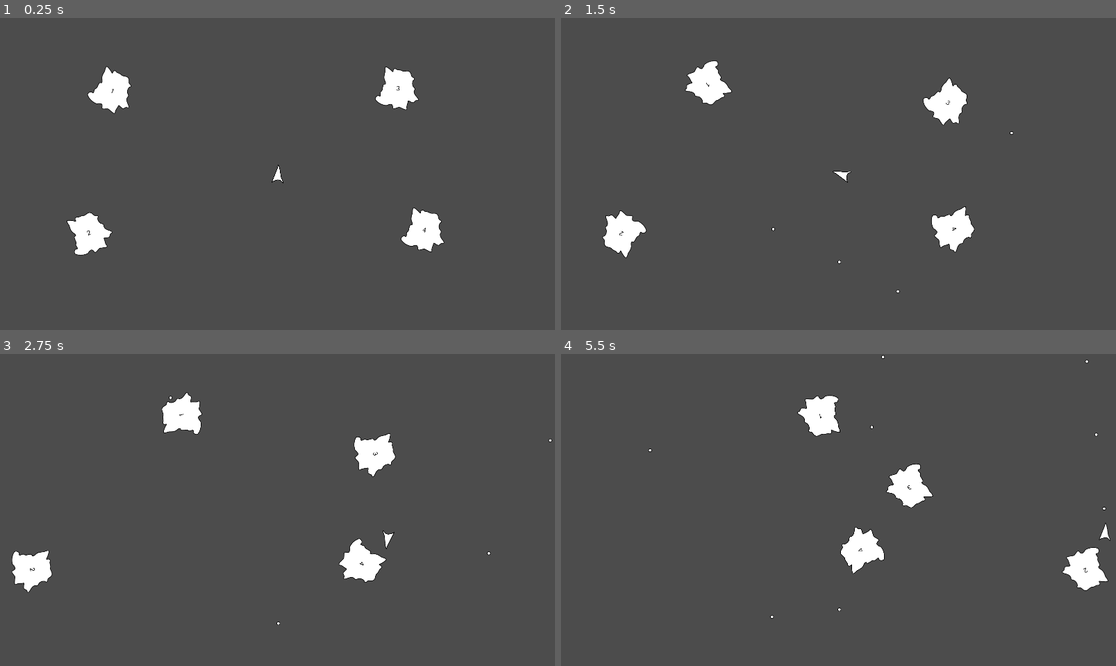
Above: before the commit, frames 1-4 (two rows, left to right).
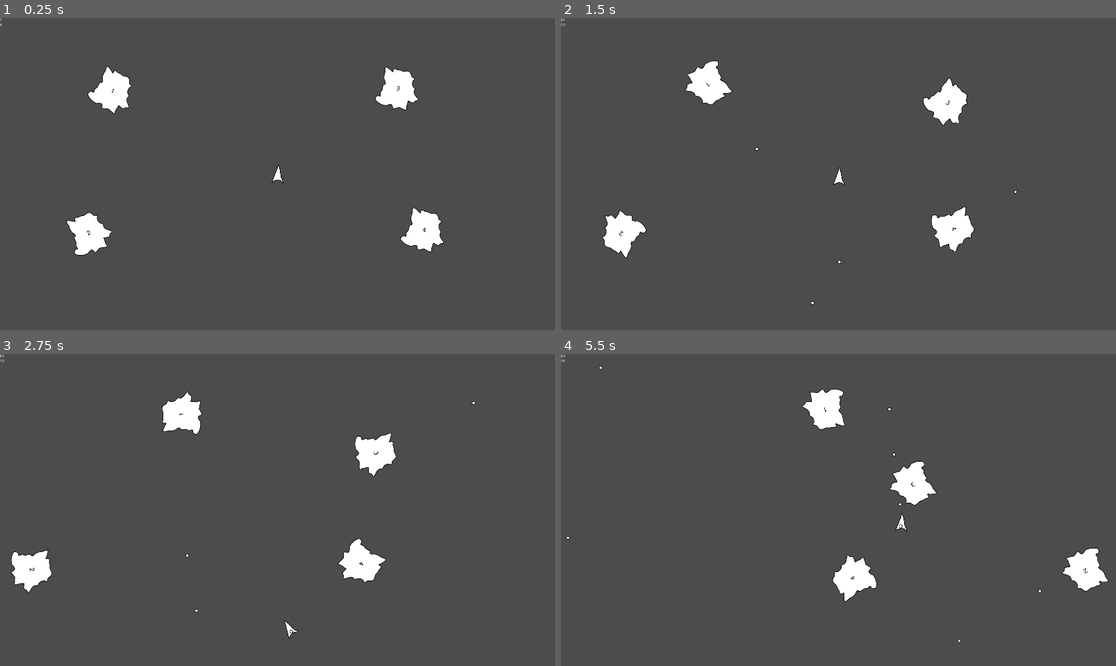
Above: after the commit, the same moments.

Repository: ETdoFresh/kasteroids
Game: Godot game, scene res://world.tscn
Two runs of this game, one before a commit and one after it. Both use one fixed random seed, a clock stepped at 60 frames per second and the inputs below.
Inputs:
- Up to frame 1 (0.25 s): no input
- Up to frame 2 (1.5 s): tap Enter at 0.5 s; hold D (player_right) 0.53-1.28 s; hold Space (player_fire) 0.53-1.28 s; hold Down (player_down) from 1.28 s (still down); tap Ctrl at 1.35 s
- Up to frame 3 (2.75 s): release Down (player_down) at 2.03 s; hold D (player_right) from 2.03 s (still down); tap R at 2.1 s
- Up to frame 4 (5.5 s): release D (player_right) at 2.78 s; hold Up (player_up) 2.78-3.53 s; tap Space (player_fire) at 2.85 s; hold Ctrl 3.53-4.28 s; hold A (player_left) 3.53-5.03 s; tap R at 4.35 s; hold Down (player_down) from 5.03 s (still down); hold Space (player_fire) from 5.03 s (still down)

The runs differ from the first frame. In frame 1, 0.2% of the frame differs, in the area x 0-81%, y 0-77%; in frame 2, 0.3%; in frame 3, 0.5%; in frame 4, 2.3%, in the area x 0-99%, y 0-93%.

Commit message:
Split collision into broad_phase and narrow_phase. Still needs work, but can get a few more objects in there. Close #99

Diff:
--- a/functions/bullet.gd
+++ b/functions/bullet.gd
@@ -17,5 +17,6 @@
             new_bullet.position = ship.gun.global_position
             new_bullet.rotation = ship.gun.global_rotation
             new_bullet.linear_velocity = Vector2(0, -800).rotated(ship.gun.global_rotation)
+            new_bullet.spawn_sound.play()
             new_objects.append(NODE.to_dictionary(new_bullet))
     return new_objects
--- a/functions/id.gd
+++ /dev/null
@@ -1,32 +0,0 @@
-class_name IdFunctions
-
-static func get_object_by_id(objects: Array, id: int) -> Dictionary:
-    for object in objects:
-        if "id" in object:
-            if object.id == id:
-                return object
-    return {"id": id, "no_object_found": true}
-
-static func assign_ids(objects: Array) -> Array:
-    objects = objects.duplicate()
-    for i in range(objects.size()):
-        if not "id" in objects[i]: continue
-        if objects[i].id >= 0: continue
-        for j in range(10000):
-            if not get_object_by_id(objects, j):
-                objects[i] = objects[i].duplicate()
-                objects[i].id = j
-                break
-    return objects
-
-static func write_id_to_node(object: Dictionary) -> Dictionary:
-    if "node" in object:
-        object.node.id = object.id
-    return object
-
-static func set_object_by_id(objects: Array, id: int, object: Dictionary) -> Array:
-    objects = objects.duplicate()
-    for i in range(objects.size()):
-        if objects[i].id == id:
-            objects[i] = object.duplicate()
-    return objects
--- a/functions/list.gd
+++ b/functions/list.gd
@@ -11,18 +11,16 @@
     result.append(value)
     return result
 
+static func update(list: Array, index: int, value):
+    list = list.duplicate()
+    list[index] = value
+    return list
+
 static func map(list : Array, func_ref : FuncRef) -> Array:
     var result = []
     result.resize(list.size())
     for i in range(list.size()):
         result[i] = func_ref.call_func(list[i])
-    return result
-
-static func map1(list : Array, func_ref : FuncRef, arg) -> Array:
-    var result = []
-    result.resize(list.size())
-    for i in range(list.size()):
-        result[i] = func_ref.call_func(list[i], arg)
     return result
 
 static func filter(list : Array, func_ref : FuncRef) -> Array:
@@ -31,3 +29,20 @@
         if func_ref.call_func(item):
             result.append(item)
     return result
+
+static func reduce(list: Array, func_ref: FuncRef, first = null):
+    var accumulator = first
+    var start = 0
+    if accumulator == null:
+        accumulator = list[0]
+        start = 1
+    for i in range(start, list.size()):
+        accumulator = func_ref.call_func(accumulator, list[i])
+    return accumulator
+
+static func map1(list : Array, func_ref : FuncRef, arg) -> Array:
+    var result = []
+    result.resize(list.size())
+    for i in range(list.size()):
+        result[i] = func_ref.call_func(list[i], arg)
+    return result
--- a/functions/node.gd
+++ b/functions/node.gd
@@ -30,7 +30,7 @@
     if "gun" in child_node: object["gun"] = child_node.gun
     if "cooldown" in child_node: object["cooldown"] = child_node.cooldown
     if "cooldown_timer" in child_node: object["cooldown_timer"] = child_node.cooldown_timer
-    if child_node is KinematicBody2D: object["node"] = child_node
+    if child_node is Node2D: object["node"] = child_node
     return object
 
 static func update_display(object : Dictionary) -> Dictionary:
--- /dev/null
+++ b/functions/object.gd
@@ -0,0 +1,35 @@
+class_name ObjectFunctions
+
+static func id_equals(object: Dictionary, id: int) -> bool:
+    return "id" in object and object.id == id
+
+static func get_by_id(objects: Array, id: int):
+    for object in objects:
+        if id_equals(object, id):
+            return object
+
+static func set_by_id(objects: Array, id: int, new_object: Dictionary) -> Array:
+    objects = objects.duplicate()
+    for i in range(objects.size()):
+        if not id_equals(objects[i], id): continue
+        objects[i] = new_object
+    return objects
+
+static func assign_ids(state: Dictionary):
+    state = state.duplicate()
+    if not "next_id" in state:
+        state["next_id"] = 1
+    state.objects = state.objects.duplicate()
+    for i in range(state.objects.size()):
+        var object = state.objects[i]
+        if "id" in object and object.id > 0: continue
+        object = object.duplicate()
+        object.id = state.next_id
+        state.next_id += 1
+        state.objects[i] = object
+    return state
+
+static func write_id_to_node(object: Dictionary) -> Dictionary:
+    if "node" in object:
+        object.node.id = object.id
+    return object
--- /dev/null
+++ b/functions/physics/bounding_box.gd
@@ -0,0 +1,33 @@
+class_name BoundingBoxFunctions
+
+const COLLISION = CollisionFunctions
+
+static func set_bounding_box(object: Dictionary) -> Dictionary:
+    if not COLLISION.has_shapes(object): return object
+    object = object.duplicate()
+    var bounding_box = Rect2(object.position, Vector2.ONE)
+    for collision_shape_2d in object.node.collision_shapes_2d:
+        bounding_box = _encapsulate(bounding_box, collision_shape_2d)
+    object["bounding_box"] = bounding_box
+    return object
+
+static func _encapsulate(rect: Rect2, collision_shape_2d: CollisionShape2D) -> Rect2:
+    var position = collision_shape_2d.global_position
+    var scale = collision_shape_2d.global_scale
+    var shape = collision_shape_2d.shape
+    if shape is CircleShape2D:
+        var radius = shape.radius
+        var min_pt = position - scale * radius
+        var max_pt = position + scale * radius
+        return rect.expand(min_pt).expand(max_pt)
+    if shape is RectangleShape2D:
+        var extents = shape.extents
+        var min_pt = position - scale * extents
+        var max_pt = position + scale * extents
+        return rect.expand(min_pt).expand(max_pt)
+    if shape is ConvexPolygonShape2D:
+        for point in shape.points:
+            rect = rect.expand(position + point)
+        return rect
+    else:
+        return rect
--- a/functions/physics/collision.gd
+++ b/functions/physics/collision.gd
@@ -1,17 +1,86 @@
 class_name CollisionFunctions
 
 const COLLISION_MARKER_SCENE = preload("res://scenes/collision_marker/collision_marker.tscn")
+const LIST = ListFunctions
+const OBJECT = ObjectFunctions
+const PHYSICS_NODES = PhysicsNodesFunctions
+
+static func broad_phase(objects: Array, object: Dictionary) -> Array:
+    if not "bounding_box" in object: return objects
+    var new_objects = objects.duplicate()
+    for other in objects:
+        if object.id == other.id: continue
+        if not "bounding_box" in other: continue
+        if object.bounding_box.intersects(other.bounding_box):
+            object = object.duplicate()
+            object.broad_phase = LIST.append(object.broad_phase, other.id)
+            new_objects = OBJECT.set_by_id(new_objects, object.id, object)
+    return new_objects
+
+static func narrow_phase(objects: Array, object: Dictionary) -> Array:
+    if not "broad_phase" in object: return objects
+    if object.broad_phase.size() == 0: return objects
+    var new_objects = objects.duplicate()
+    for id in object.broad_phase:
+        var other_object = OBJECT.get_by_id(new_objects, id)
+        object = object.duplicate()
+        object = _collide_pair(object, other_object)
+        new_objects = OBJECT.set_by_id(new_objects, object.id, object)
+    return new_objects
 
 static func has_collision(object: Dictionary) -> bool:
     return "collisions" in object and object.collision.size() > 0
 
 static func clear_collisions(object: Dictionary) -> Dictionary:
+    if not has_shapes(object): return object
     object = object.duplicate()
+    object["broad_phase"] = []
     object["collisions"] = []
     return object
 
+static func has_shapes(object: Dictionary) -> bool:
+    return ("node" in object
+        and "collision_shapes_2d" in object.node
+        and object.node.collision_shapes_2d.size() > 0)
+
+static func _collide_pair(object: Dictionary, other_object: Dictionary) -> Dictionary:
+    for collision_shape_2d in object.node.collision_shapes_2d:
+        var shape = collision_shape_2d.shape
+        var transform = collision_shape_2d.global_transform
+        for other_collision_shape_2d in other_object.node.collision_shapes_2d:
+            var other_shape = other_collision_shape_2d.shape
+            var other_transform = other_collision_shape_2d.global_transform
+            if _did_collide(shape, transform, other_shape, other_transform):
+                object = object.duplicate()
+                object["collisions"].append(_get_collision_data(other_object,
+                    shape, transform, other_shape, other_transform))
+                break # Only consider one collision per pair of objects
+    return object
+
+static func _did_collide(shape, transform, other_shape, other_transform):
+    return shape.collide(transform, other_shape, other_transform)
+
+static func _get_collision_data(other_object, shape, transform, other_shape, other_transform):
+    var contacts = shape.collide_and_get_contacts(transform, other_shape, other_transform)
+    var average_contact = Vector2.ZERO
+    for contact in contacts: average_contact += contact
+    average_contact /= contacts.size()
+    var to_contact = average_contact - other_transform.get_origin()
+    var penetration = 0
+    if other_shape is CircleShape2D:
+        penetration = other_shape.radius * other_object.scale.x - to_contact.length()
+    penetration = max(penetration, 0)
+    var normal = to_contact.normalized()
+    return {
+        "other_mass": other_object.mass,
+        "other_linear_velocity": other_object.linear_velocity,
+        "position": average_contact,
+        "normal": normal,
+        "penetration": penetration}
+
 static func add_collision_markers(objects: Array, world: Node) -> Array:
     for object in objects:
+        if not "collisions" in object: continue
         if not object.collisions: continue
         for collision in object.collisions:
             var collision_marker = COLLISION_MARKER_SCENE.instance()
--- a/functions/physics/physics.gd
+++ b/functions/physics/physics.gd
@@ -1,15 +1,18 @@
 class_name PhysicsFunctions
 
+const BOUNDING_BOX = BoundingBoxFunctions
 const COLLISION = CollisionFunctions
 const LIST = ListFunctions
 const PHYSICS_NODES = PhysicsNodesFunctions
 
 static func simulate(objects: Array, delta: float) -> Array:
     objects = objects.duplicate()
-    objects = LIST.map(objects, funcref(COLLISION, "clear_collisions"))
     objects = LIST.map1(objects, funcref(PHYSICS_NODES, "move"), delta)
     objects = LIST.map(objects, funcref(PHYSICS_NODES, "update_physical_body")) # Side-effect
-    objects = LIST.map1(objects, funcref(PHYSICS_NODES, "collide"), objects)
+    objects = LIST.map(objects, funcref(COLLISION, "clear_collisions"))
+    objects = LIST.map(objects, funcref(BOUNDING_BOX, "set_bounding_box"))
+    objects = LIST.reduce(objects, funcref(COLLISION, "broad_phase"), objects)
+    objects = LIST.reduce(objects, funcref(COLLISION, "narrow_phase"), objects)
     objects = LIST.map(objects, funcref(COLLISION, "fix_penetration"))
     objects = LIST.map(objects, funcref(COLLISION, "bounce_no_angular_velocity"))
     return objects
--- a/functions/physics/physics_nodes.gd
+++ b/functions/physics/physics_nodes.gd
@@ -2,59 +2,20 @@
 
 static func update_physical_body(object: Dictionary) -> Dictionary:
     if not "node" in object: return object
-    var kinematic_body : KinematicBody2D = object.node
-    kinematic_body.global_position = object.position
-    kinematic_body.global_rotation = object.rotation
-    kinematic_body.get_node("CollisionShape2D").scale = object.scale
+    object.node.global_position = object.position
+    object.node.global_rotation = object.rotation
+    object.node.get_node("CollisionShape2D").scale = object.scale
     return object
 
 static func move(object : Dictionary, delta : float) -> Dictionary:
-    if not "linear_velocity" in object: return object
-    if not "angular_velocity" in object: return object
-    if not "position" in object: return object
-    if not "rotation" in object: return object
+    if not is_physical(object): return object
     object = object.duplicate()
     object.position += object.linear_velocity * delta
     object.rotation += object.angular_velocity * delta
     return object
 
-static func collide(object : Dictionary, other_objects : Array) -> Dictionary:
-    if not "node" in object: return object
-    if not "collision_shapes_2d" in object.node: return object
-    object = object.duplicate()
-    for collision_shape_2d in object.node.collision_shapes_2d:
-        var shape = collision_shape_2d.shape
-        var transform = collision_shape_2d.global_transform
-        for other_object in other_objects:
-            if not "node" in other_object: continue
-            if not "collision_shapes_2d" in other_object.node: return other_object
-            if object.node == other_object.node: continue
-            for other_collision_shape_2d in other_object.node.collision_shapes_2d:
-                var other_shape = other_collision_shape_2d.shape
-                var other_transform = other_collision_shape_2d.global_transform
-                if did_collide(shape, transform, other_shape, other_transform):
-                    object["collisions"].append(get_collision_data(other_object,
-                        shape, transform, other_shape, other_transform))
-                    break # Only consider one collision per pair of objects
-    return object
-
-static func did_collide(shape, transform, other_shape, other_transform):
-    return shape.collide(transform, other_shape, other_transform)
-
-static func get_collision_data(other_object, shape, transform, other_shape, other_transform):
-    var contacts = shape.collide_and_get_contacts(transform, other_shape, other_transform)
-    var average_contact = Vector2.ZERO
-    for contact in contacts: average_contact += contact
-    average_contact /= contacts.size()
-    var to_contact = average_contact - other_transform.get_origin()
-    var penetration = 0
-    if other_shape is CircleShape2D:
-        penetration = other_shape.radius * other_object.scale.x - to_contact.length()
-    penetration = max(penetration, 0)
-    var normal = to_contact.normalized()
-    return {
-        "other_mass": other_object.mass,
-        "other_linear_velocity": other_object.linear_velocity,
-        "position": average_contact,
-        "normal": normal,
-        "penetration": penetration}
+static func is_physical(object: Dictionary):
+    return ("linear_velocity" in object
+        and "angular_velocity" in object
+        and "position" in object
+        and "rotation" in object)
--- a/functions/state.gd
+++ b/functions/state.gd
@@ -2,10 +2,10 @@
 
 const ASTEROID = AsteroidFunctions
 const BULLET = BulletFunctions
-const ID = IdFunctions
 const DICTIONARY = DictionaryFunctions
 const LIST = ListFunctions
 const NODE = NodeFunctions
+const OBJECT = ObjectFunctions
 const PHYSICS = PhysicsFunctions
 const SHIP = ShipFunctions
 const SOUND = SoundFunctions
@@ -17,8 +17,8 @@
 static func initial_state(children: Array):
     var state = empty_state()
     state.objects = LIST.map(children, funcref(NODE, "to_dictionary"))
-    state.objects = ID.assign_ids(state.objects)
-    state.objects = LIST.map(state.objects, funcref(ID, "write_id_to_node")) # Side-effect
+    state = OBJECT.assign_ids(state)
+    state.objects = LIST.map(state.objects, funcref(OBJECT, "write_id_to_node")) # Side-effect
     state.objects = LIST.map(state.objects, funcref(ASTEROID, "randomize_angular_velocity"))
     state.objects = LIST.map(state.objects, funcref(ASTEROID, "randomize_linear_velocity"))
     state.objects = LIST.map(state.objects, funcref(ASTEROID, "randomize_scale"))
@@ -29,7 +29,8 @@
 static func simulate(state: Dictionary, delta: float, world: Node) -> Dictionary:
     state = DICTIONARY.update(state, "tick", state.tick + 1)
     state.objects = LIST.map1(state.objects, funcref(SHIP, "update"), delta)
-    state.objects = BULLET.shoot_bullets(state.objects, world)
+    state.objects = BULLET.shoot_bullets(state.objects, world) # Side-effect
+    state = OBJECT.assign_ids(state)
     state.objects = PHYSICS.simulate(state.objects, delta)
     state.objects = LIST.map(state.objects, funcref(WRAP, "wrap"))
     state.objects = LIST.map(state.objects, funcref(SOUND, "play_collision_sound")) # Side-effect
--- a/project.godot
+++ b/project.godot
@@ -15,6 +15,11 @@
 "path": "res://functions/asteroid.gd"
 }, {
 "base": "Reference",
+"class": "BoundingBoxFunctions",
+"language": "GDScript",
+"path": "res://functions/physics/bounding_box.gd"
+}, {
+"base": "Reference",
 "class": "BulletFunctions",
 "language": "GDScript",
 "path": "res://functions/bullet.gd"
@@ -30,11 +35,6 @@
 "path": "res://functions/dictionary.gd"
 }, {
 "base": "Reference",
-"class": "IdFunctions",
-"language": "GDScript",
-"path": "res://functions/id.gd"
-}, {
-"base": "Reference",
 "class": "JSONBeautifier",
 "language": "GDScript",
 "path": "res://plugins/json_beautifier.gd"
@@ -48,6 +48,11 @@
 "class": "NodeFunctions",
 "language": "GDScript",
 "path": "res://functions/node.gd"
+}, {
+"base": "Reference",
+"class": "ObjectFunctions",
+"language": "GDScript",
+"path": "res://functions/object.gd"
 }, {
 "base": "Reference",
 "class": "PhysicsFunctions",
@@ -91,13 +96,14 @@
 } ]
 _global_script_class_icons={
 "AsteroidFunctions": "",
+"BoundingBoxFunctions": "",
 "BulletFunctions": "",
 "CollisionFunctions": "",
 "DictionaryFunctions": "",
-"IdFunctions": "",
 "JSONBeautifier": "",
 "ListFunctions": "",
 "NodeFunctions": "",
+"ObjectFunctions": "",
 "PhysicsFunctions": "",
 "PhysicsNodesFunctions": "",
 "SceneMap": "",
@@ -160,10 +166,6 @@
  ]
 }
 
-[physics]
-
-common/physics_fps=75
-
 [rendering]
 
 quality/driver/driver_name="GLES2"
--- a/scenes/asteroid/asteroid.tscn
+++ b/scenes/asteroid/asteroid.tscn
@@ -10,7 +10,7 @@
 [sub_resource type="CircleShape2D" id=2]
 radius = 25.0437
 
-[node name="Asteroid" type="KinematicBody2D"]
+[node name="Asteroid" type="Node2D"]
 position = Vector2( 433.932, 254.737 )
 script = ExtResource( 1 )
 
--- a/scenes/ship/ship.tscn
+++ b/scenes/ship/ship.tscn
@@ -6,7 +6,7 @@
 [sub_resource type="ConvexPolygonShape2D" id=1]
 points = PoolVector2Array( 5.826, -63.185, 35.807, 56.874, -39.299, 57.318 )
 
-[node name="Ship" type="KinematicBody2D"]
+[node name="Ship" type="Node2D"]
 position = Vector2( 960, 540 )
 script = ExtResource( 1 )
 speed = 500
--- a/scenes/world/world.gd
+++ b/scenes/world/world.gd
@@ -15,6 +15,7 @@
     current_state = STATE.simulate(current_state, delta, self)
     #current_state.objects = COLLISION.add_collision_markers(current_state.objects, self)
     #label.text = JSONBeautifier.beautify_json(to_json(current_state))
+    label.text = "%s\n%s" % [Engine.get_frames_per_second(), current_state.objects.size()]
 
 func _input(event):
     SHORTCUT.receive_input(event, self)
